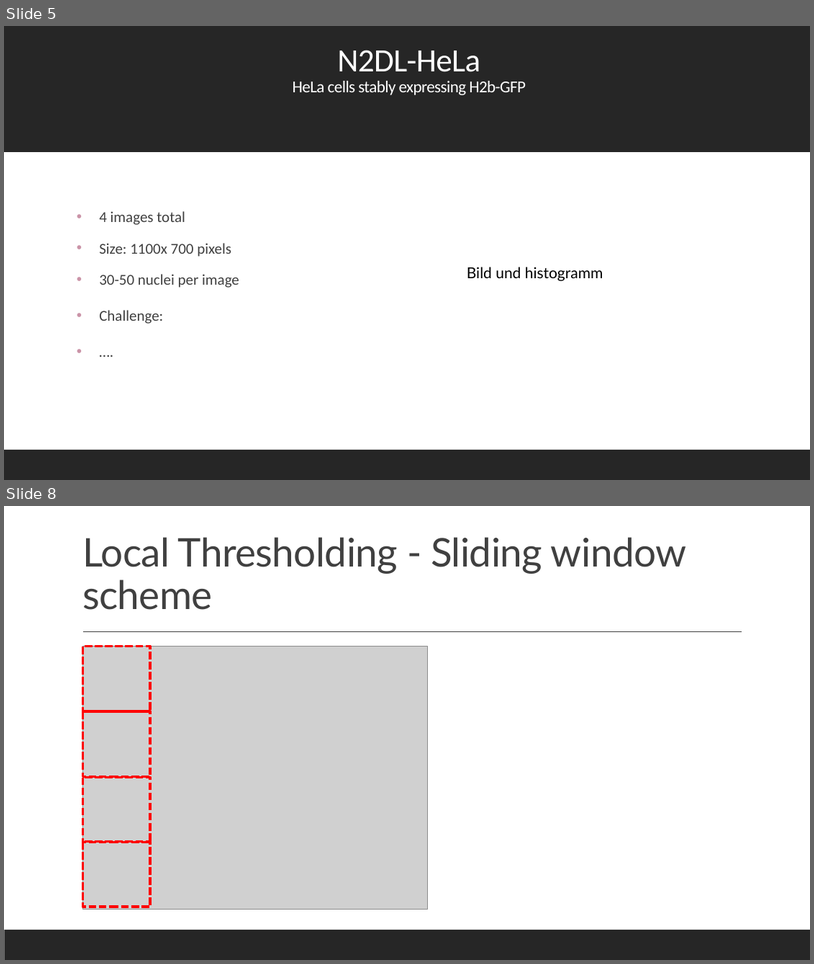
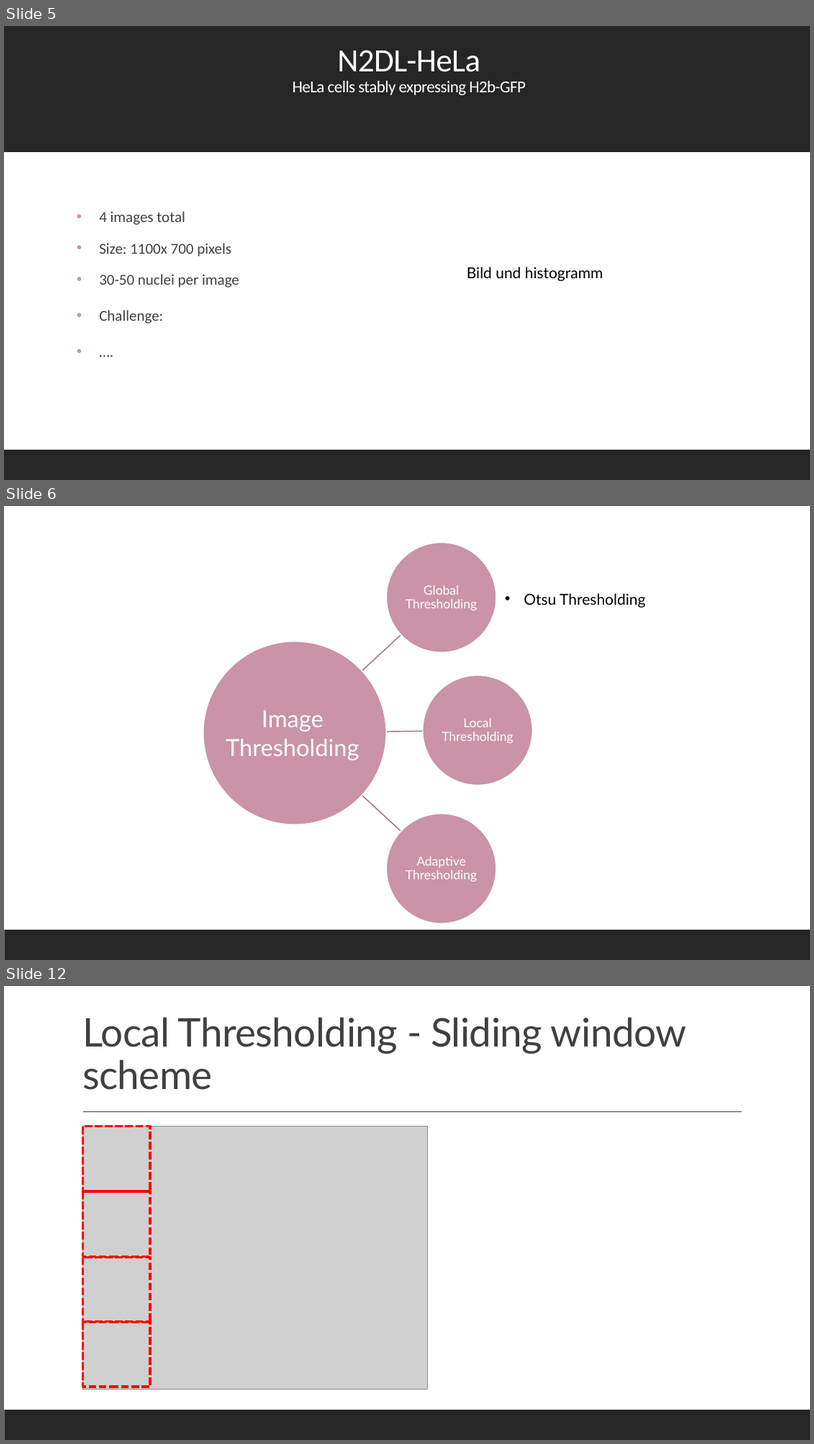
Before and after one commit to datascience-mobi-2022/2022-topic-01-team-04, a slide deck: presentation/layout(2).pptx. Shown one above the other, each under a label of ours: slides 5 and 8 before the commit, slides 5, 6 and 12 after it; the slides between them are not shown. The pictures are 814x964 and 814x1444 pixels, drawn with LibreOffice and Linux fonts; fonts in the diff are those of the drawing; grey boxes stand for pictures. Boxes give left, top, right and bottom in pixels: in the first picture for what was removed or moved away, otherwise in the second. Text is boxed around its words. In the diff, an @@ line names an element or a change of style, - is before the commit and + after.

```diff
--- a/presentation/layout(2).pptx
+++ b/presentation/layout(2).pptx
@@ slide 6 added at (4,506,810,960), background #FFFFFF; not listed: 1 template element that a slide beside it also shows @@
@@ text added at (524,593,646,608), 18 pt, text #000000 @@
+• Otsu Thresholding
@@ text added at (226,710,359,760), 28 pt, text #FFFFFF @@
+Image Thresholding
@@ group added at (203,542,533,924): 4 ellipses, 3 freeform shapes, 3 texts @@
+Global Thresholding
+Local Thresholding
+Adaptive Thresholding
@@ what was slide 8 is now slide 12 @@
```
Also in this commit, not shown: 1 slide changed, 4 other slides added, 1 slide removed.
